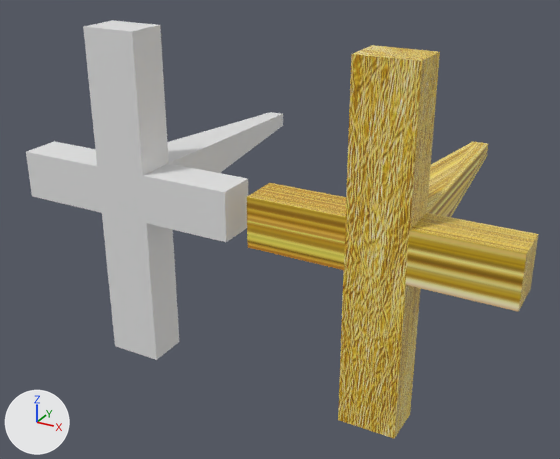
One commit to the glTF model models/pendientes2.glb: the scene before it, then after it.
Camera for both pictures: a 50 mm lens placed at (0.93, -2.5, 1.96), pointed at (-0.69, 0.44, 0.49). The axes (+X, +Y, +Z) are drawn at lower left. The lights are the same throughout.
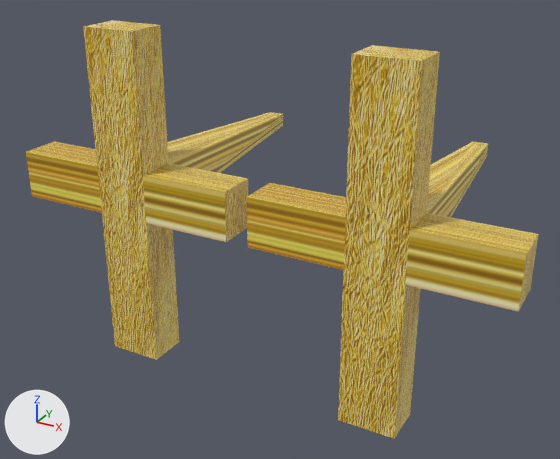
Where the change shows, as pixel boxes (x1, y1, x2, y2) in the pictures (560 x 459 px):
```json
{"object": "Cube.001", "change": "recoloured", "before": [26, 20, 283, 360], "after": [26, 20, 283, 360], "on screen": "grey to yellow"}
```

Scene script edits in JSON lines:
```json
{"block": "me_cube_001", "where": "me_cube_001.from_pydata(...)  # 28 vertices, 52 faces; spans x -4.4..4.3, y -14.2..1.0, z -1.0..1.0"}
{"op": "remove", "block": "me_cube_001", "code": "me_cube_001.materials.append(mat_material_001)  # white #e7e7e7"}
{"op": "add", "block": "me_cube_001", "code": "me_cube_001.materials.append(mat_material)  # picture img_oro"}
```
